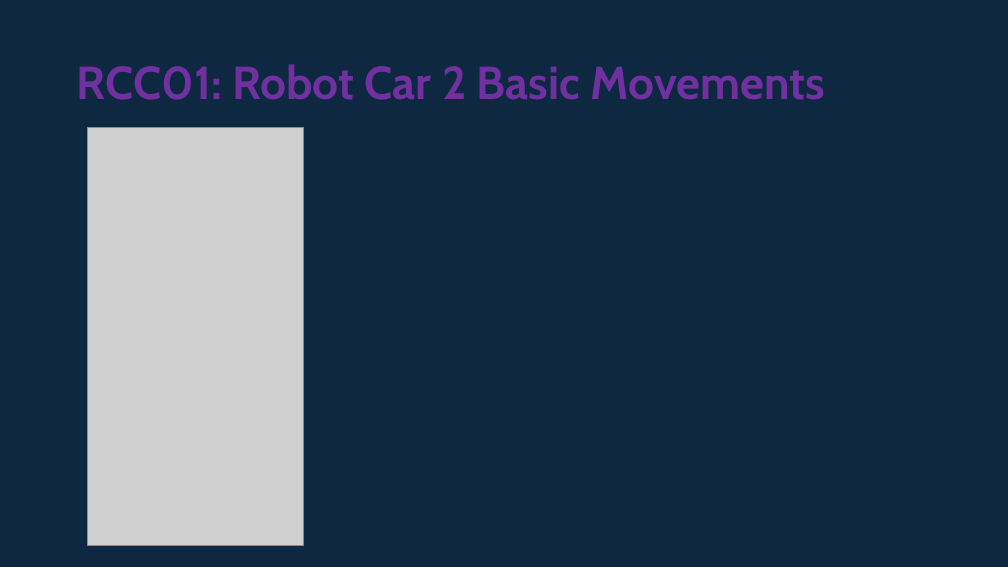
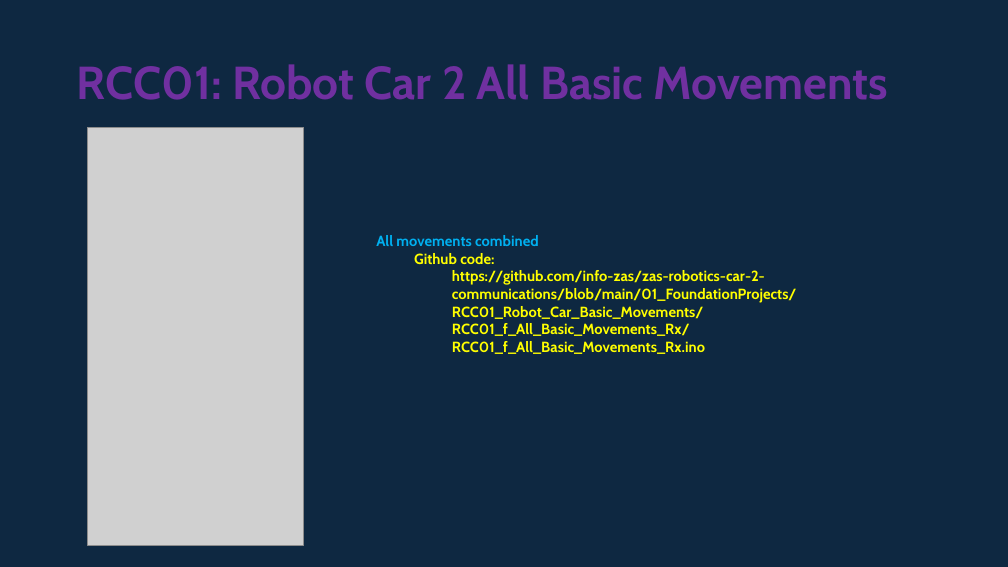
Before and after one commit to info-zas/zas-robotics-car-2-communications, a slide deck: slide 12 of 01_FoundationProjects/RCC01_Robot_Car_Basic_Movements/RCC01_Robot_Car_Basic_Movements.pptx (slide 11 before the commit). Drawn at 1008x567 pixels with LibreOffice and Linux fonts; fonts in the diff are those of the drawing; grey boxes stand for pictures. Boxes give left, top, right and bottom in pixels: in the first picture for what was removed or moved away, otherwise in the second. Text is boxed around its words. In the diff, an @@ line names an element or a change of style, - is before the commit and + after.

```diff
--- a/01_FoundationProjects/RCC01_Robot_Car_Basic_Movements/RCC01_Robot_Car_Basic_Movements.pptx
+++ b/01_FoundationProjects/RCC01_Robot_Car_Basic_Movements/RCC01_Robot_Car_Basic_Movements.pptx
@@ title at [77, 64, 888, 100]: text changed @@
-RCC01: Robot Car 2 Basic Movements
+RCC01: Robot Car 2 All Basic Movements
@@ text added at [376, 235, 797, 354], 14 pt, text #FFFF00, bold @@
+All movements combined
+  Github code:
+    https://github.com/info-zas/zas-robotics-car-2-communications/blob/main/01_FoundationProjects/RCC01_Robot_Car_Basic_Movements/RCC01_f_All_Basic_Movements_Rx/RCC01_f_All_Basic_Movements_Rx.ino
```
Also in this commit, not shown: 3 other slides changed, 18 slides removed, 11 other files.
